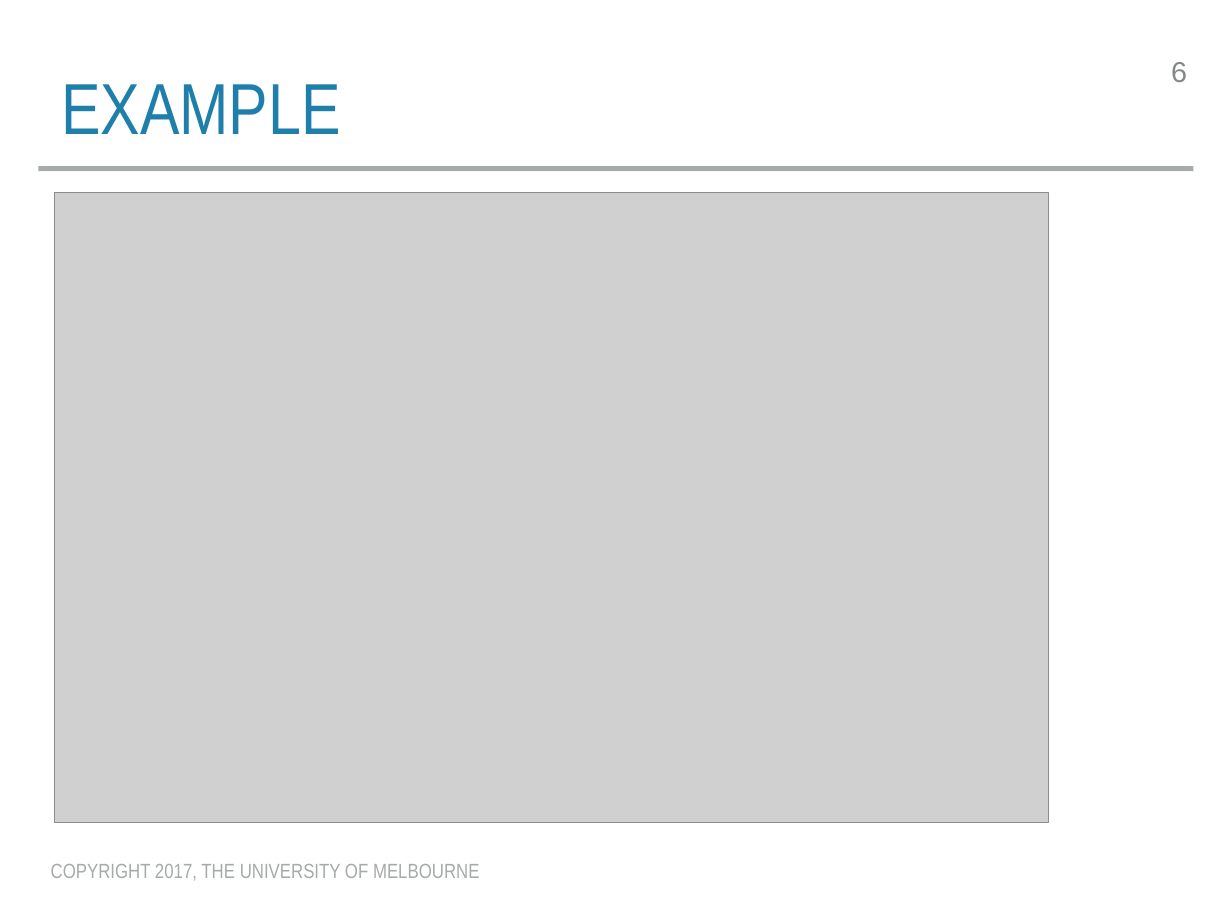
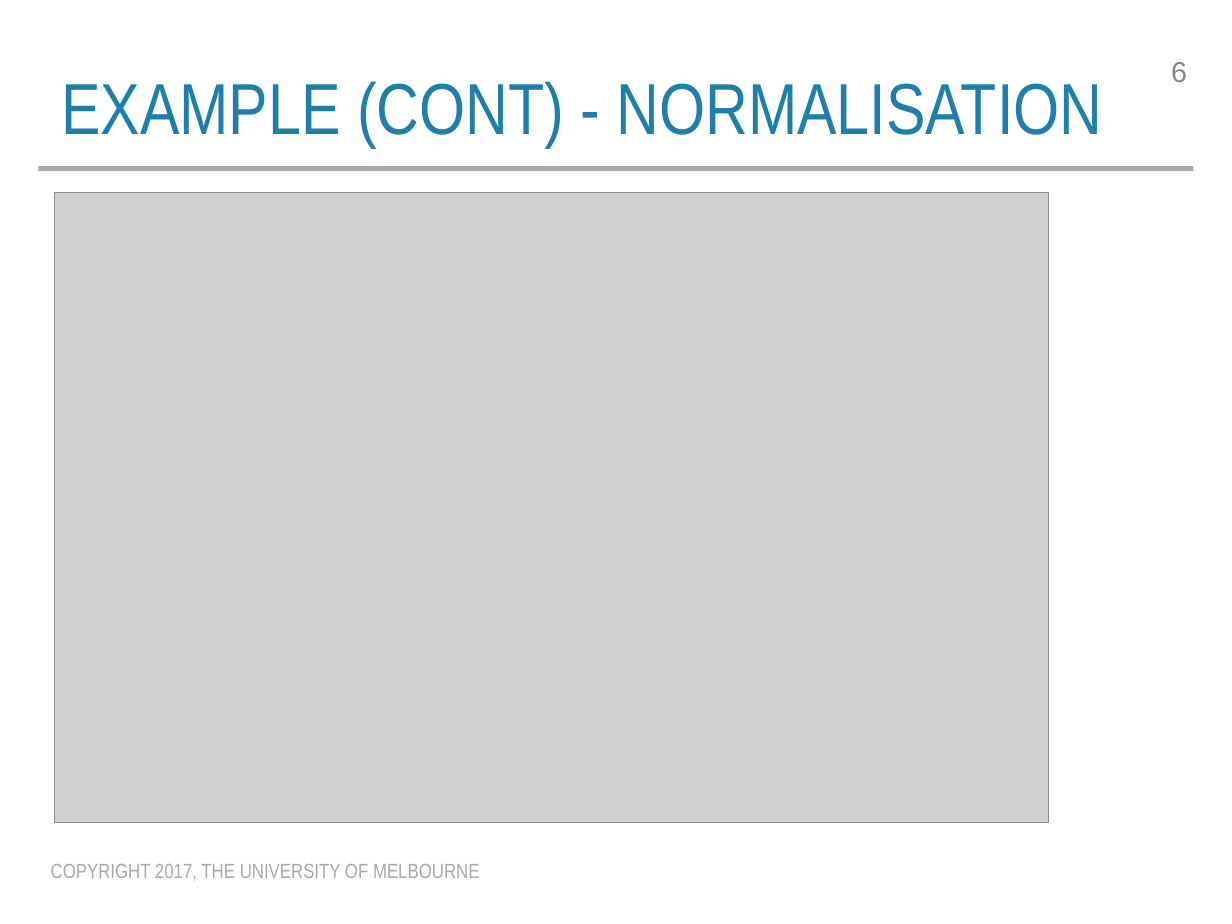
Before and after one commit to trevorcohn/comp90042, a slide deck: slide 6 of slides/WSTA_L16_vsm_eval.pptx. Drawn at 1232x924 pixels with LibreOffice and Linux fonts; fonts in the diff are those of the drawing; grey boxes stand for pictures. Boxes give left, top, right and bottom in pixels: in the first picture for what was removed or moved away, otherwise in the second. Text is boxed around its words. In the diff, an @@ line names an element or a change of style, - is before the commit and + after.

```diff
--- a/slides/WSTA_L16_vsm_eval.pptx
+++ b/slides/WSTA_L16_vsm_eval.pptx
@@ title at [61, 81, 1103, 148]: text changed @@
-EXAMPLE
+EXAMPLE (CONT) - NORMALISATION
```
Also in this commit, not shown: 7 other slides changed, 1 slide added, 4 other files.
